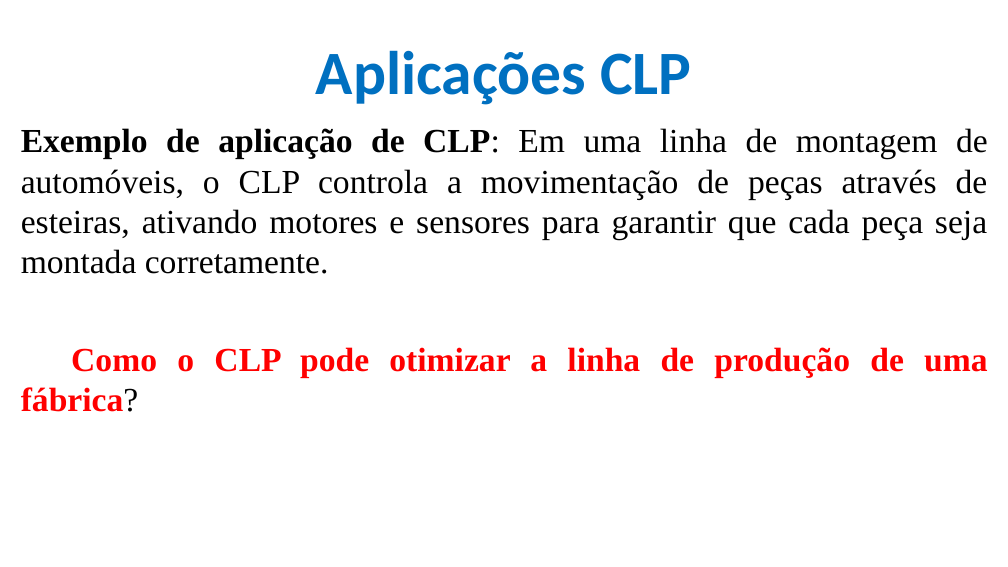
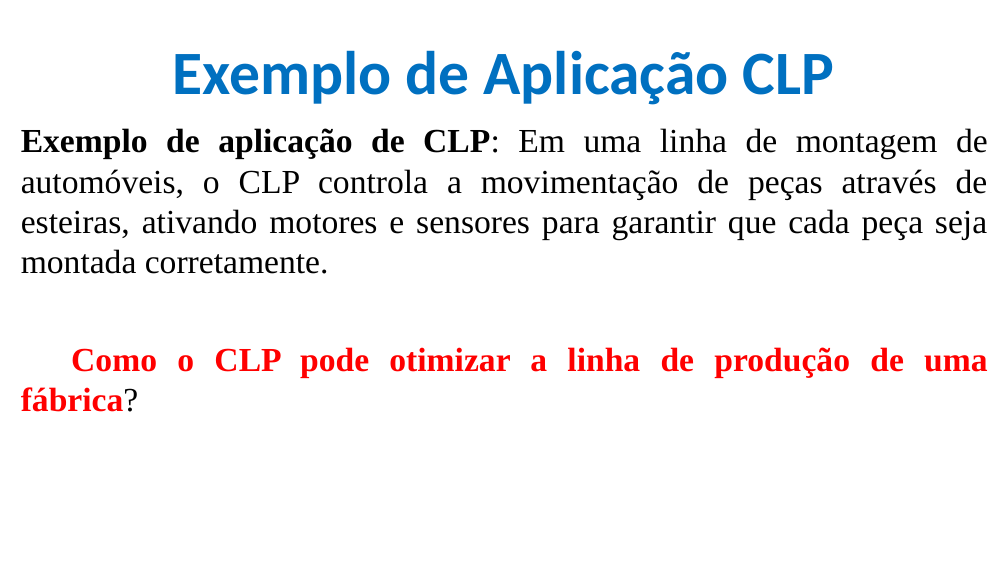
Before and after one commit to CloudEducationBrazil/WydenUniRuyControladoresLogicosProgCLP, a slide deck: slide 14 of 01 Classes/Aula1 - CLP - Fundamentos Automação Industrial.pptx (slide 13 before the commit). Drawn at 1008x567 pixels with LibreOffice and Linux fonts; fonts in the diff are those of the drawing; background and template pictures are left out. Boxes give left, top, right and bottom in pixels: in the first picture for what was removed or moved away, otherwise in the second. Text is boxed around its words. In the diff, an @@ line names an element or a change of style, - is before the commit and + after.

```diff
--- a/01 Classes/Aula1 - CLP - Fundamentos Automação Industrial.pptx
+++ b/01 Classes/Aula1 - CLP - Fundamentos Automação Industrial.pptx
@@ title at (173,50,834,105): text changed @@
-Aplicações CLP
+Exemplo de Aplicação CLP
```
Also in this commit, not shown: 1 slide added.
